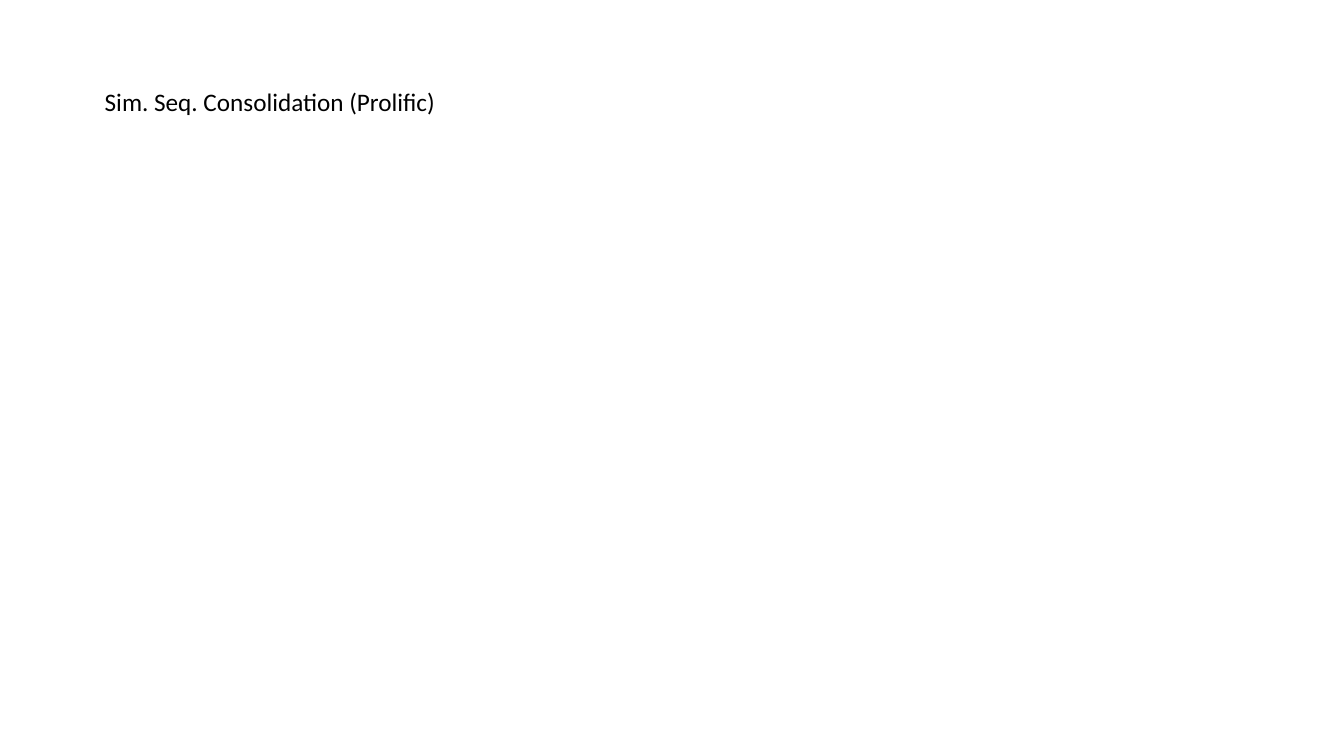
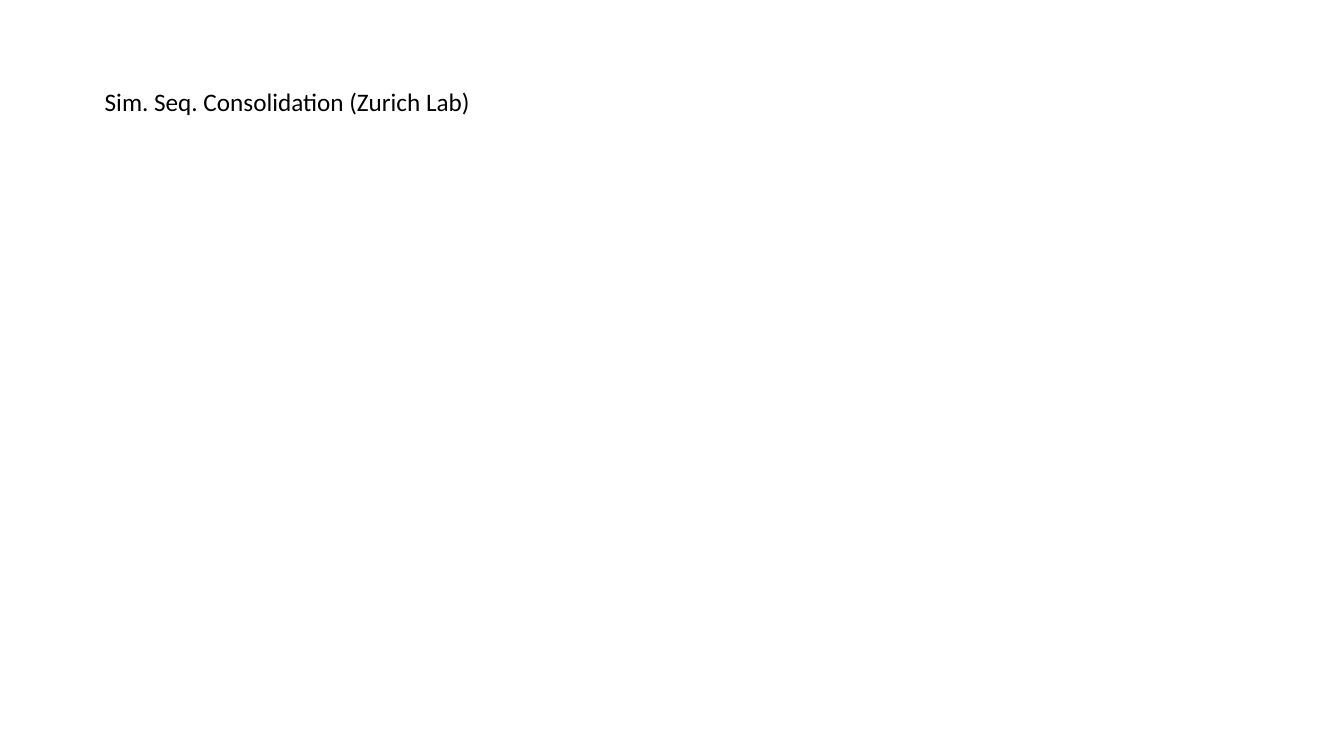
Before and after one commit to oberauer/IM.Simulation, a slide deck: slide 160 of IMSim.Mediated.Results.pptx (slide 155 before the commit). Drawn at 1344x756 pixels with LibreOffice and Linux fonts; fonts in the diff are those of the drawing. Boxes give left, top, right and bottom in pixels: in the first picture for what was removed or moved away, otherwise in the second. Text is boxed around its words. In the diff, an @@ line names an element or a change of style, - is before the commit and + after.

```diff
--- a/IMSim.Mediated.Results.pptx
+++ b/IMSim.Mediated.Results.pptx
@@ text at <box>105,92,470,115</box>: text changed @@
-Sim. Seq. Consolidation (Prolific)
+Sim. Seq. Consolidation (Zurich Lab)
```
Also in this commit, not shown: 6 other slides changed, 9 slides added, 3 slides removed.
